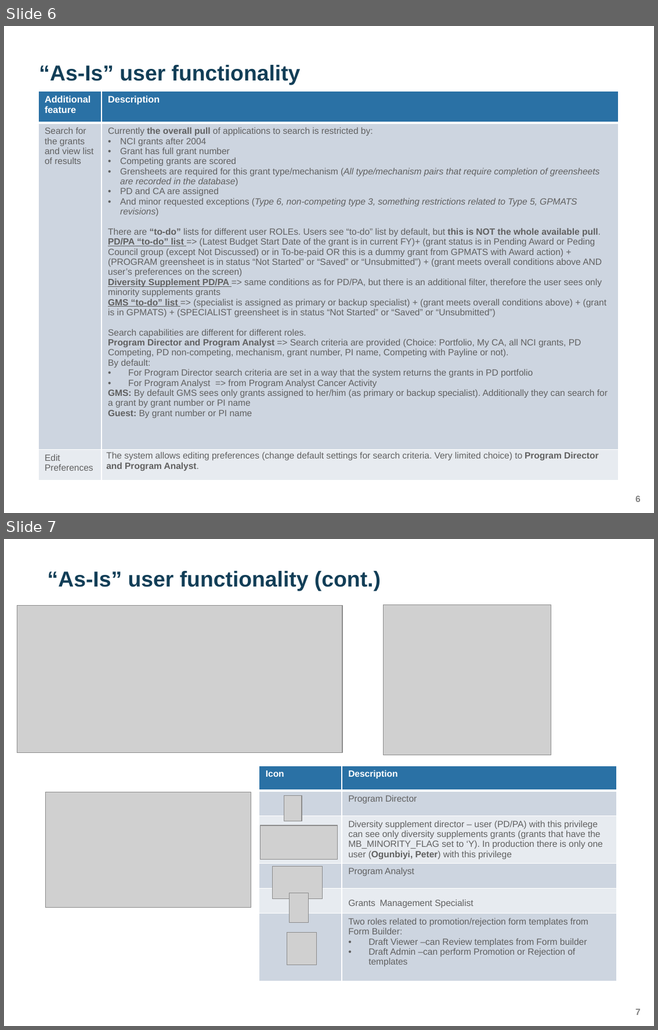
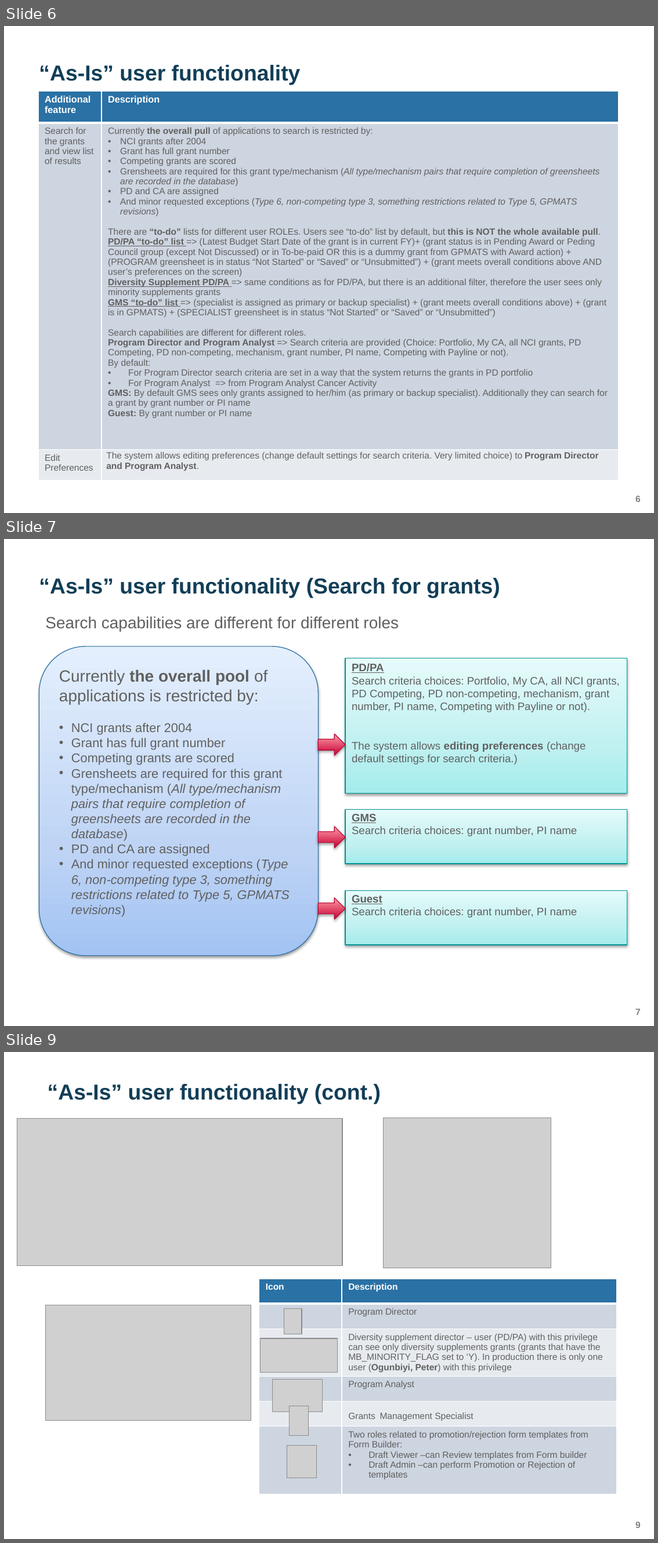
Before and after one commit to yaoh4/greensheets_classic, a slide deck: Requirements/Presentations/GreenSheets OGA presentation.pptx. Shown one above the other, each under a label of ours: slides 6 and 7 before the commit, slides 6, 7 and 9 after it; the slides between them are not shown. The pictures are 658x1030 and 658x1543 pixels, drawn with LibreOffice and Linux fonts; fonts in the diff are those of the drawing; grey boxes stand for pictures; background and template pictures are left out. Boxes give left, top, right and bottom in pixels: in the first picture for what was removed or moved away, otherwise in the second. Text is boxed around its words. In the diff, an @@ line names an element or a change of style, - is before the commit and + after.

```diff
--- a/Requirements/Presentations/GreenSheets OGA presentation.pptx
+++ b/Requirements/Presentations/GreenSheets OGA presentation.pptx
@@ slide 7 added at [4,539,654,1026], background #FFFFFF; not listed: 1 template element that a slide beside it also shows @@
@@ title added at [39,578,499,598], 24 pt, text #123E57, bold @@
+“As-Is” user functionality (Search for grants)
@@ text added at [45,616,398,631], 18 pt, text #606060 @@
+Search capabilities are different for different roles
@@ rounded rectangle added at [39,646,318,955], fill gradient #A4C4F2 to #C0D5F5 to #E6EFFC, outline #266FA4 0.75 pt, 14 pt, text #606060 @@
+Currently the overall pool of applications is restricted by:
+• NCI grants after 2004
+• Grant has full grant number
+• Competing grants are scored
+• Grensheets are required for this grant type/mechanism (All type/mechanism pairs that require completion of greensheets are recorded in the database)
+• PD and CA are assigned
+• And minor requested exceptions (Type 6, non-competing type 3, something restrictions related to Type 5, GPMATS revisions)
@@ rectangle added at [345,658,626,793], fill gradient #A5EBEB to #C1F0F0 to #E7FAFA, outline #009696 0.75 pt, 12 pt, text #606060 @@
+PD/PA
+Search criteria choices: Portfolio, My CA, all NCI grants, PD Competing, PD non-competing, mechanism, grant number, PI name, Competing with Payline or not).
+The system allows editing preferences (change default settings for search criteria.)
@@ right arrow added at [318,734,345,755], fill gradient #C90037 to #FF9EA6, outline #BB093A 0.75 pt @@
@@ rectangle added at [345,810,626,864], fill gradient #A5EBEB to #C1F0F0 to #E7FAFA, outline #009696 0.75 pt, 12 pt, text #606060 @@
+GMS
+Search criteria choices: grant number, PI name
@@ right arrow added at [318,826,345,848], fill gradient #C90037 to #FF9EA6, outline #BB093A 0.75 pt @@
@@ right arrow added at [318,897,345,919], fill gradient #C90037 to #FF9EA6, outline #BB093A 0.75 pt @@
@@ rectangle added at [345,891,626,945], fill gradient #A5EBEB to #C1F0F0 to #E7FAFA, outline #009696 0.75 pt, 12 pt, text #606060 @@
+Guest
+Search criteria choices: grant number, PI name
@@ what was slide 7 is now slide 9 @@
@@ page number at [635,1522,640,1528]: text changed @@
-7
+9
```
Also in this commit, not shown: 3 other slides added, 1 slide removed.
